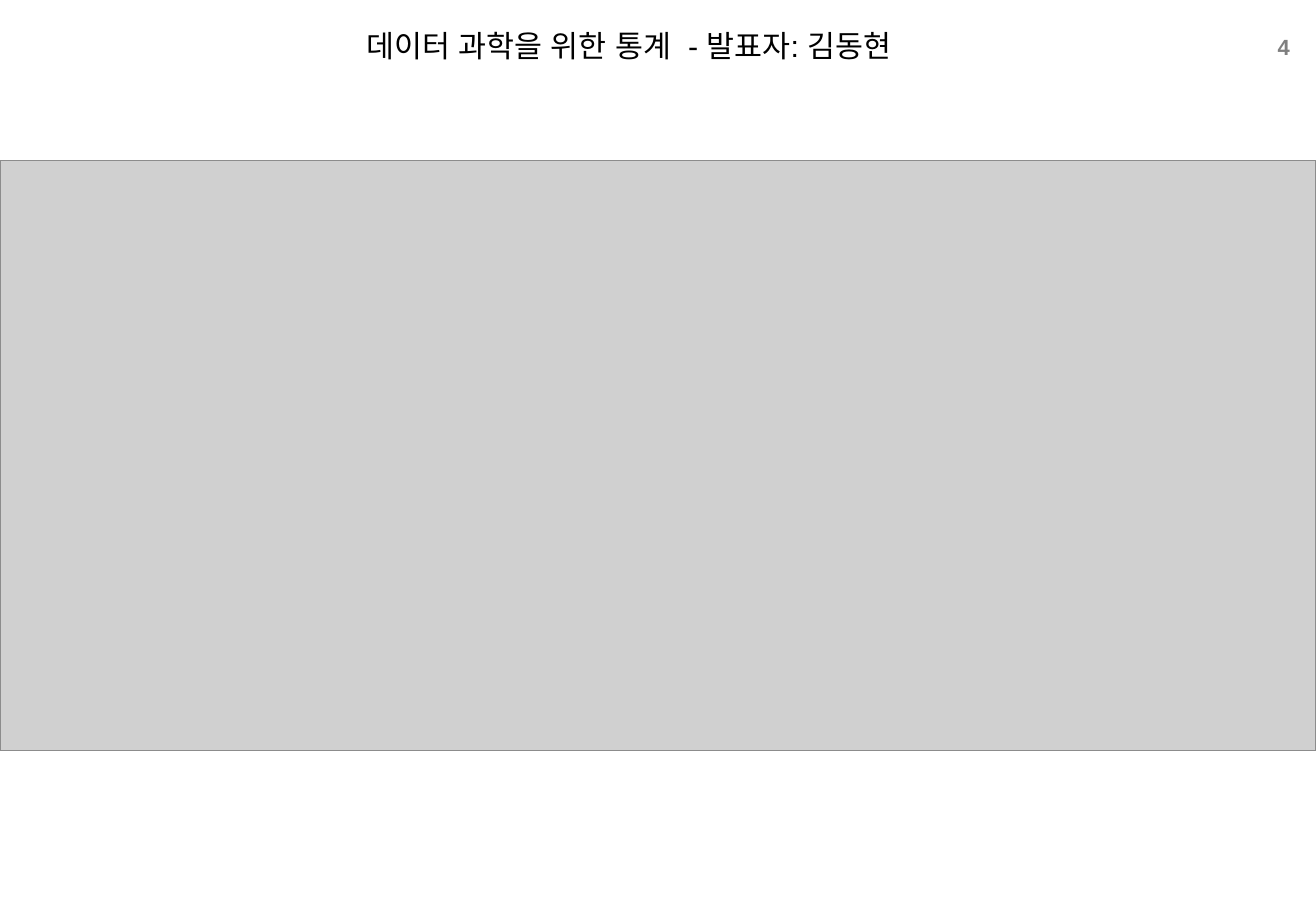
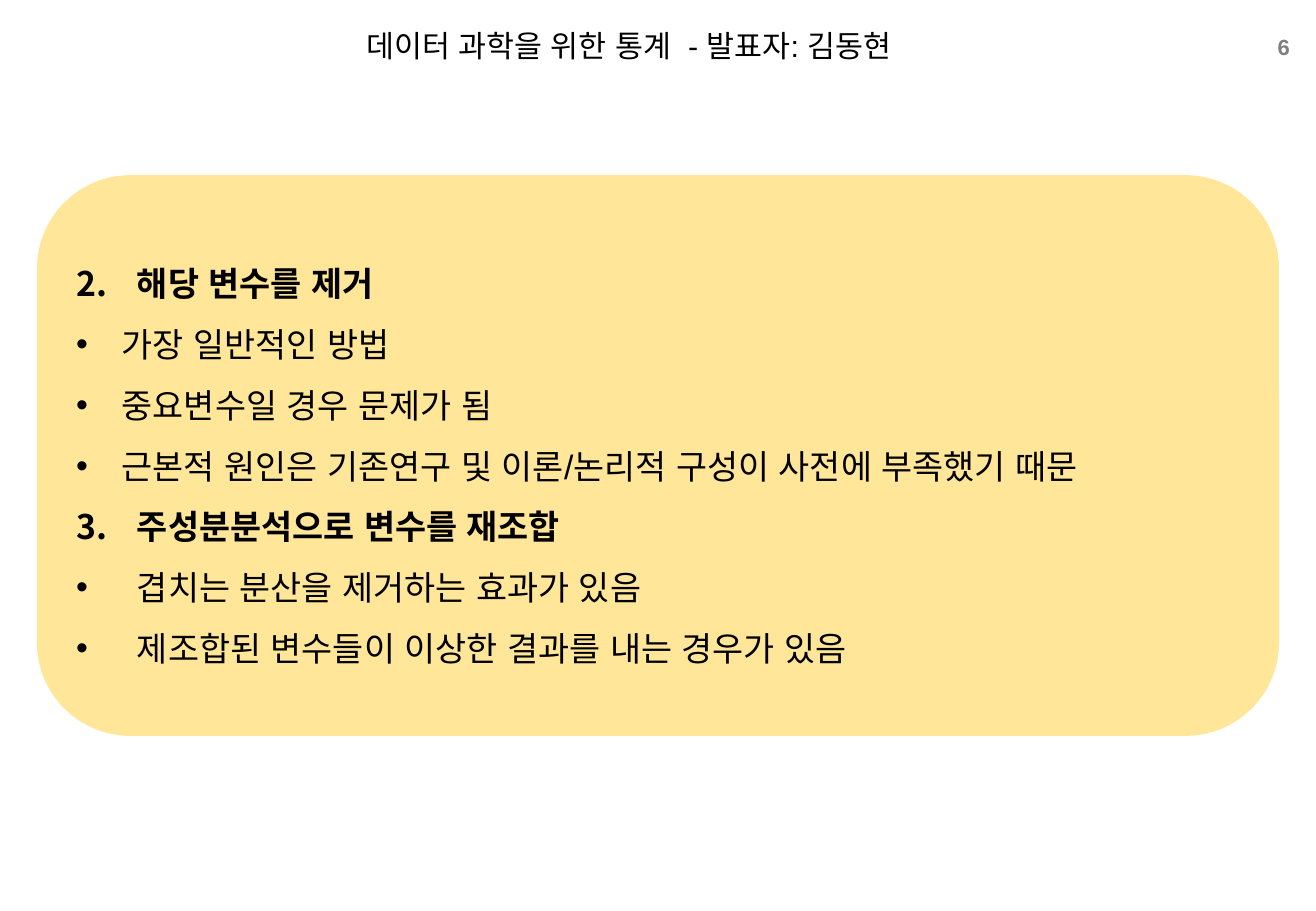
Before and after one commit to xddongx/flexink, a slide deck: slide 6 of study/ppt/[스터디]4.5.2다중공선성_KDH.pptx (slide 4 before the commit). Drawn at 1316x911 pixels with LibreOffice and Linux fonts; fonts in the diff are those of the drawing; grey boxes stand for pictures; background and template pictures are left out. Boxes give left, top, right and bottom in pixels: in the first picture for what was removed or moved away, otherwise in the second. Text is boxed around its words. In the diff, an @@ line names an element or a change of style, - is before the commit and + after.

```diff
--- a/study/ppt/[스터디]4.5.2다중공선성_KDH.pptx
+++ b/study/ppt/[스터디]4.5.2다중공선성_KDH.pptx
@@ page number at (x1=1278, y1=40, x2=1290, y2=55): text changed @@
-4
+6
@@ picture removed at (x1=0, y1=160, x2=1316, y2=750) @@
@@ rounded rectangle added at (x1=36, y1=175, x2=1280, y2=736), fill #FFE699, 20 pt, text #000000 @@
+2. 해당 변수를 제거
+• 가장 일반적인 방법
+• 중요변수일 경우 문제가 됨
+• 근본적 원인은 기존연구 및 이론/논리적 구성이 사전에 부족했기 때문
+3. 주성분분석으로 변수를 재조합
+• 겹치는 분산을 제거하는 효과가 있음
+• 제조합된 변수들이 이상한 결과를 내는 경우가 있음
```
Also in this commit, not shown: 5 other slides changed, 1 slide added.
